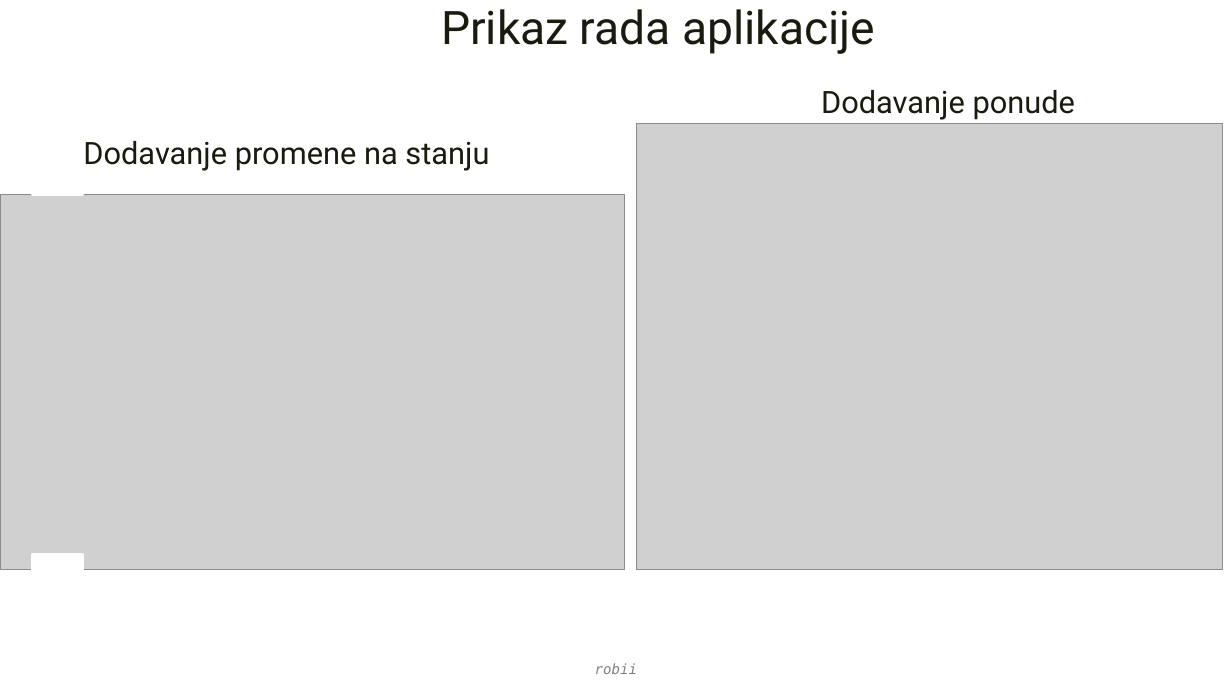
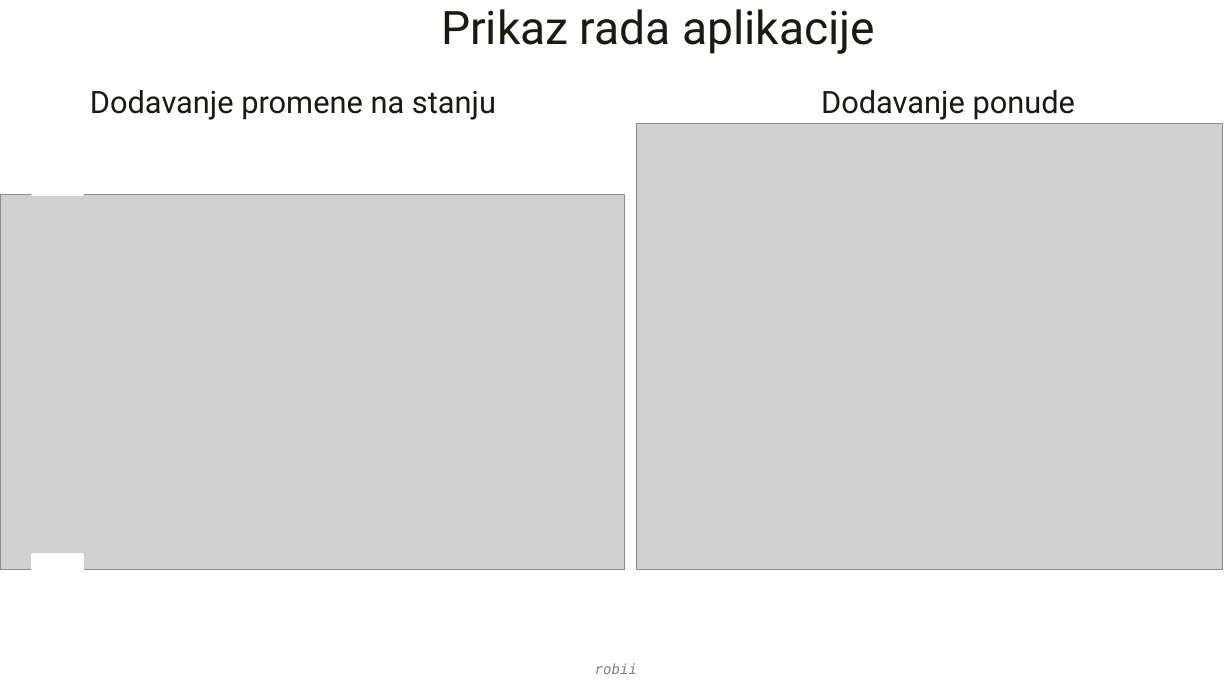
Before and after one commit to r081k45480/CryptOpher, a slide deck: slide 15 of diplomski_v1.1.pptx. Drawn at 1232x693 pixels with LibreOffice and Linux fonts; fonts in the diff are those of the drawing; grey boxes stand for pictures. Boxes give left, top, right and bottom in pixels: in the first picture for what was removed or moved away, otherwise in the second. Text is boxed around its words. In the diff, an @@ line names an element or a change of style, - is before the commit and + after.

```diff
--- a/diplomski_v1.1.pptx
+++ b/diplomski_v1.1.pptx
@@ text "Dodavanje promene na stanju": place and size @@
-text "Dodavanje promene na stanju" at (83,141,489,171)
+text "Dodavanje promene na stanju" at (90,90,496,120)
```
Also in this commit, not shown: 5 other slides changed.
